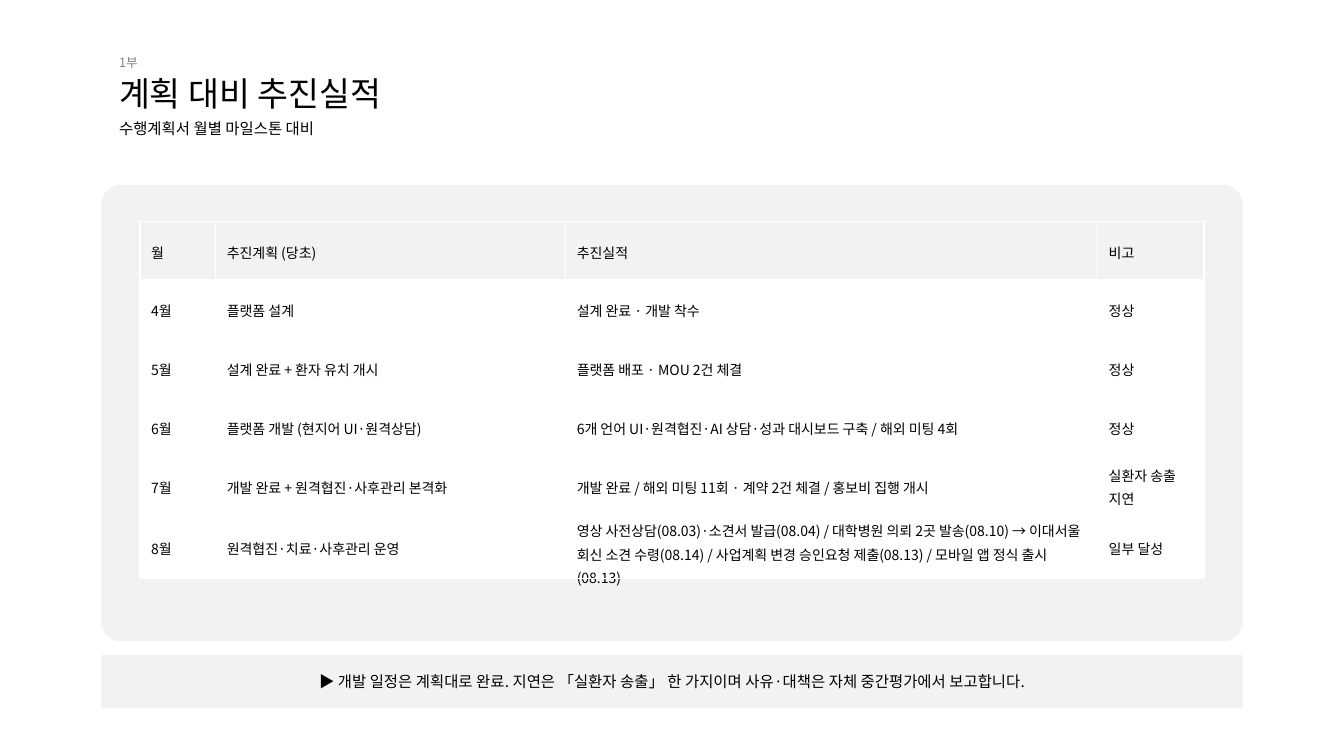
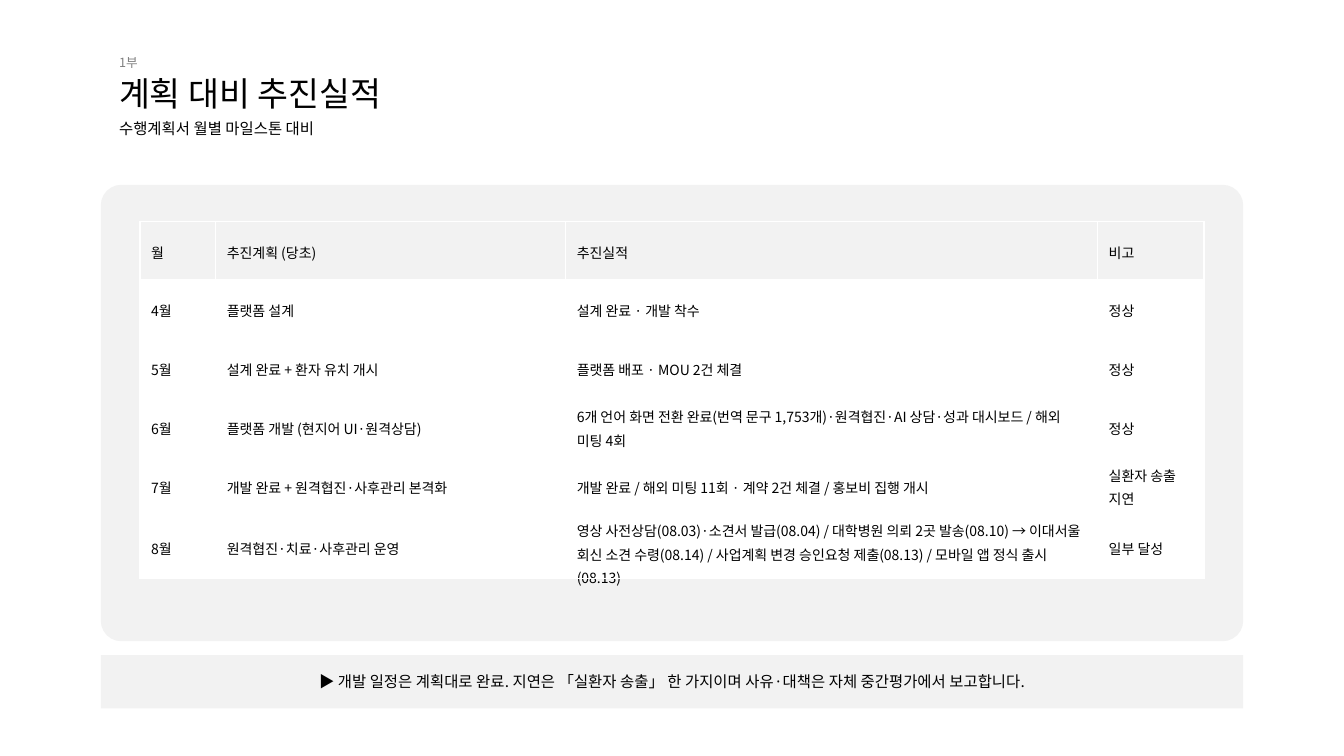
Before and after one commit to bonroi2296-tech/HEALO_KHIDI, a slide deck: slide 5 of docs/presentations/KHIDI_중간보고_20260827.pptx. Drawn at 1344x756 pixels with LibreOffice and Linux fonts; fonts in the diff are those of the drawing. Boxes give left, top, right and bottom in pixels: in the first picture for what was removed or moved away, otherwise in the second. Text is boxed around its words. In the diff, an @@ line names an element or a change of style, - is before the commit and + after.

Commit message:
chore: 작업 자동 저장 (2026-08-19 16:51)

```diff
--- a/docs/presentations/KHIDI_중간보고_20260827.pptx
+++ b/docs/presentations/KHIDI_중간보고_20260827.pptx
@@ table at bbox=[140, 221, 1205, 590] @@
-row 4, column 3: 6개 언어 UI·원격협진·AI 상담·성과 대시보드 구축 / 해외 미팅 4회
+row 4, column 3: 6개 언어 화면 전환 완료(번역 문구 1,753개)·원격협진·AI 상담·성과 대시보드 / 해외 미팅 4회
```
